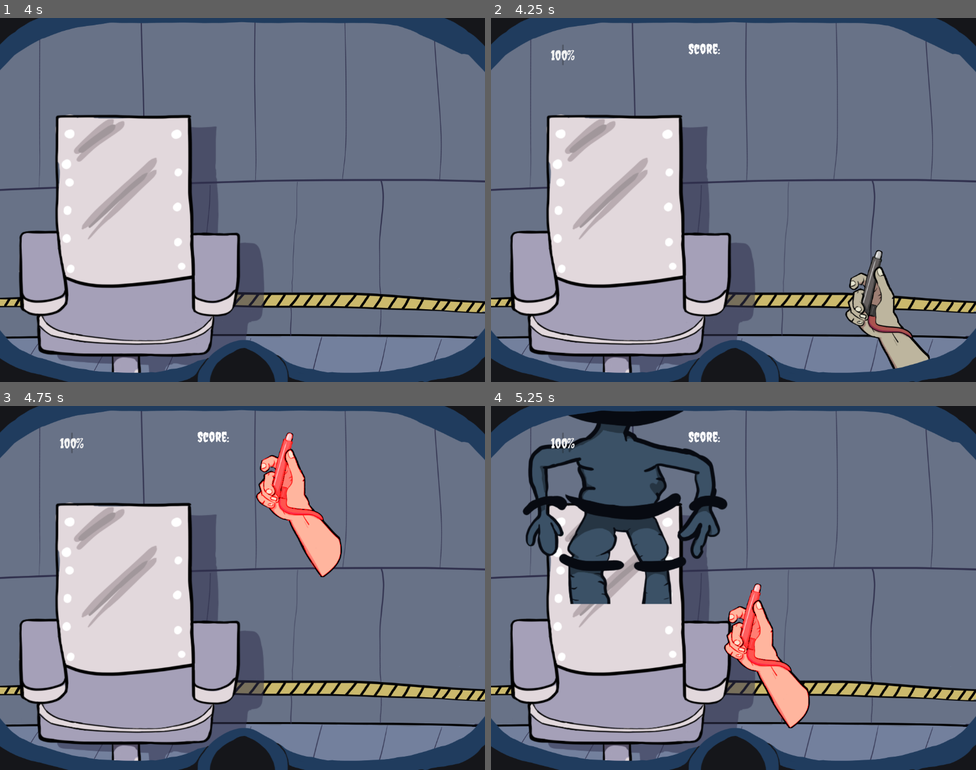
Above: before the commit, frames 1-4 (two rows, left to right).
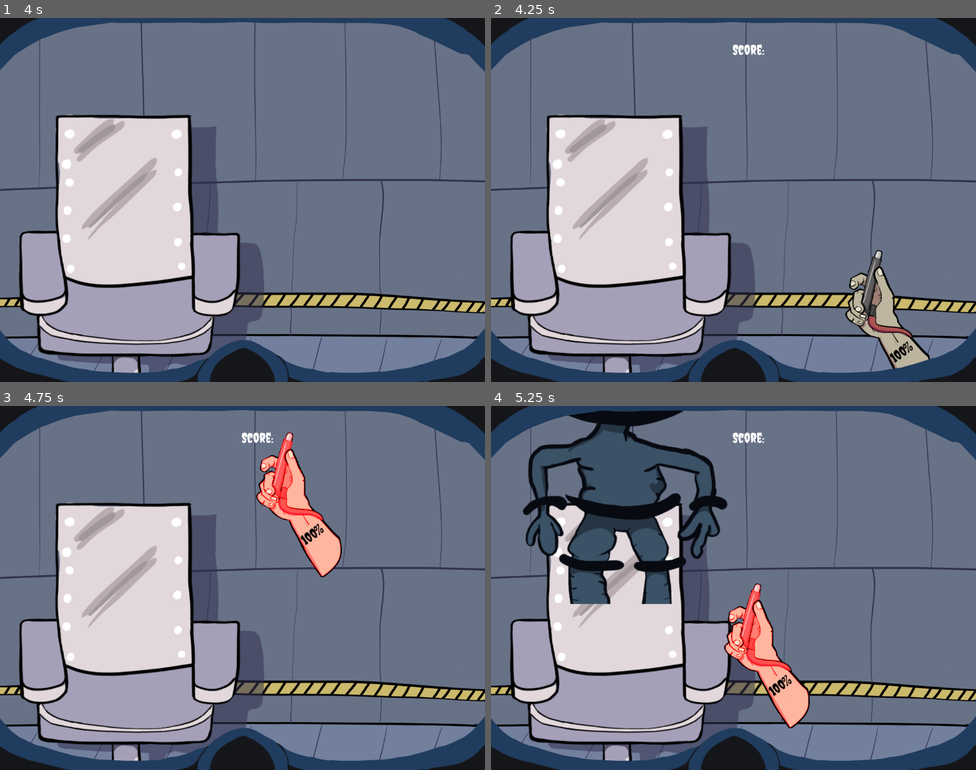
Above: after the commit, the same moments.

Repository: Slideshow776/Global-Game-Jam-2026
Game: Godot game, scene res://scenes/startscene.tscn
The game is run twice, just before and just after one commit, with the same random seed, the same clock (stepped at 60 frames per second) and the same inputs.
Inputs (mouse positions are in pixels of both pictures, inside the frame that each line leads up to):
- Up to frame 1 (4 s): tap Enter at 0.5, 0.6, 2.1, 3.5, 3.6 s; move the mouse to (349, 181) at 0.52 s; click (349, 181) at 0.67 s; move the mouse to (145, 218) at 1.27 s; tap F at 1.35, 2.85 s; click (145, 218) at 1.42 s; move the mouse to (291, 119) at 2.02 s; click (291, 119) at 2.17 s; tap Space at 2.75 s; move the mouse to (218, 272) at 2.77 s; click (218, 272) at 2.92 s; move the mouse to (388, 254) at 3.52 s; click (388, 254) at 3.67 s
- Up to frame 2 (4.25 s): no input
- Up to frame 3 (4.75 s): move the mouse to (291, 438) at 4.27 s; tap F at 4.35 s; click (291, 438) at 4.42 s
- Up to frame 4 (5.25 s): tap Space at 5 s; move the mouse to (757, 588) at 5.02 s; tap Enter at 5.1 s; click (757, 588) at 5.17 s

Frame 1 is identical in both runs. In frame 2, 0.5% of the frame differs, in the area x 12-87%, y 7-95%; in frame 3, 0.5%, in the area x 12-67%, y 7-39%; in frame 4, 0.5%.

Commit message:
Settled the score.....

Diff:
--- a/scenes/arm.tscn
+++ b/scenes/arm.tscn
@@ -2,9 +2,17 @@
 
 [ext_resource type="Script" uid="uid://ccbahu0jwxr27" path="res://scenes/gun.gd" id="2_dy6di"]
 [ext_resource type="Texture2D" uid="uid://bccq7gss6wl6p" path="res://assets/images/arm.png" id="2_muf2m"]
+[ext_resource type="FontFile" uid="uid://c8ty35bqkku52" path="res://assets/fonts/Creepster-Regular.ttf" id="3_3j5xu"]
+[ext_resource type="Script" uid="uid://dq6x4r5jjy4kp" path="res://scenes/health_bar.gd" id="4_k0nq1"]
 
 [sub_resource type="CircleShape2D" id="CircleShape2D_muf2m"]
 radius = 19.026299
+
+[sub_resource type="StyleBoxFlat" id="StyleBoxFlat_3j5xu"]
+bg_color = Color(0.6, 0.6, 0.6, 0)
+
+[sub_resource type="StyleBoxFlat" id="StyleBoxFlat_k0nq1"]
+bg_color = Color(0.6, 0.6, 0.6, 0)
 
 [node name="Player" type="Node2D" unique_id=30301401]
 script = ExtResource("2_dy6di")
@@ -20,5 +28,26 @@
 scale = Vector2(0.8281853, 0.75549453)
 texture = ExtResource("2_muf2m")
 
+[node name="HealthBar" type="ProgressBar" parent="gun" unique_id=1213895745]
+anchors_preset = 1
+anchor_left = 1.0
+anchor_right = 1.0
+offset_left = 20.000008
+offset_top = 224.0
+offset_right = 66.00001
+offset_bottom = 273.0
+grow_horizontal = 0
+rotation = -0.6326557
+size_flags_horizontal = 4
+theme_override_colors/font_color = Color(0, 0, 0, 1)
+theme_override_colors/font_outline_color = Color(1, 1, 1, 1)
+theme_override_fonts/font = ExtResource("3_3j5xu")
+theme_override_font_sizes/font_size = 32
+theme_override_styles/background = SubResource("StyleBoxFlat_3j5xu")
+theme_override_styles/fill = SubResource("StyleBoxFlat_k0nq1")
+max_value = 500.0
+step = 100.0
+script = ExtResource("4_k0nq1")
+
 [node name="Timer" type="Timer" parent="." unique_id=968776271]
 one_shot = true
--- a/scenes/game.tscn
+++ b/scenes/game.tscn
@@ -8,7 +8,6 @@
 [ext_resource type="Script" uid="uid://bxes7glgjtsqp" path="res://scenes/scene_handler.gd" id="4_iywne"]
 [ext_resource type="PackedScene" uid="uid://dlmao0kysnkd" path="res://scenes/arm.tscn" id="4_lbhrr"]
 [ext_resource type="Texture2D" uid="uid://clnguthydyr1q" path="res://assets/images/mask/mask.png" id="5_0tnpc"]
-[ext_resource type="Script" uid="uid://dq6x4r5jjy4kp" path="res://scenes/health_bar.gd" id="5_iywne"]
 [ext_resource type="Script" uid="uid://dxllw3yl0v247" path="res://scenes/ex_ray.gd" id="6_gee14"]
 [ext_resource type="Texture2D" uid="uid://brl4h2mjrqxry" path="res://assets/images/mutant.png" id="6_u5sy4"]
 [ext_resource type="Script" path="res://scenes/mutant_exray_sprite.gd" id="8_vtaks"]
@@ -40,31 +39,16 @@
 text = "epplekake"
 
 [node name="ScoreLabel" type="RichTextLabel" parent="GUI" unique_id=2052864420]
-offset_left = 469.0
-offset_top = 54.0
-offset_right = 909.0
-offset_bottom = 94.0
+offset_left = 552.0
+offset_top = 56.0
+offset_right = 672.0
+offset_bottom = 96.0
 theme_override_fonts/normal_font = ExtResource("3_dinhu")
 bbcode_enabled = true
 text = "Score:"
 scroll_active = false
+horizontal_alignment = 1
 script = ExtResource("3_kvpfn")
-
-[node name="HealthBar" type="ProgressBar" parent="GUI" unique_id=1661078210]
-anchors_preset = 1
-anchor_left = 1.0
-anchor_right = 1.0
-offset_left = -983.0
-offset_top = 63.0
-offset_right = -979.0
-offset_bottom = 112.0
-grow_horizontal = 0
-size_flags_horizontal = 4
-theme_override_fonts/font = ExtResource("3_dinhu")
-theme_override_font_sizes/font_size = 32
-max_value = 500.0
-step = 100.0
-script = ExtResource("5_iywne")
 
 [node name="Player" parent="." unique_id=30301401 instance=ExtResource("4_lbhrr")]
 
